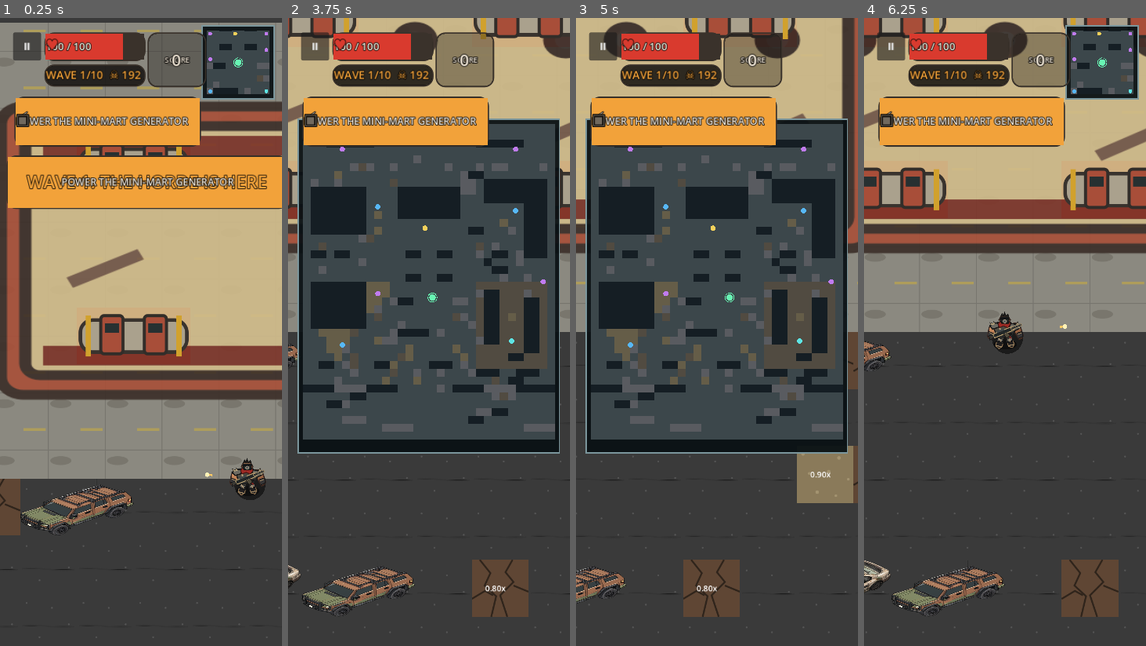
Above: before the commit, frames 1-4 (left to right).
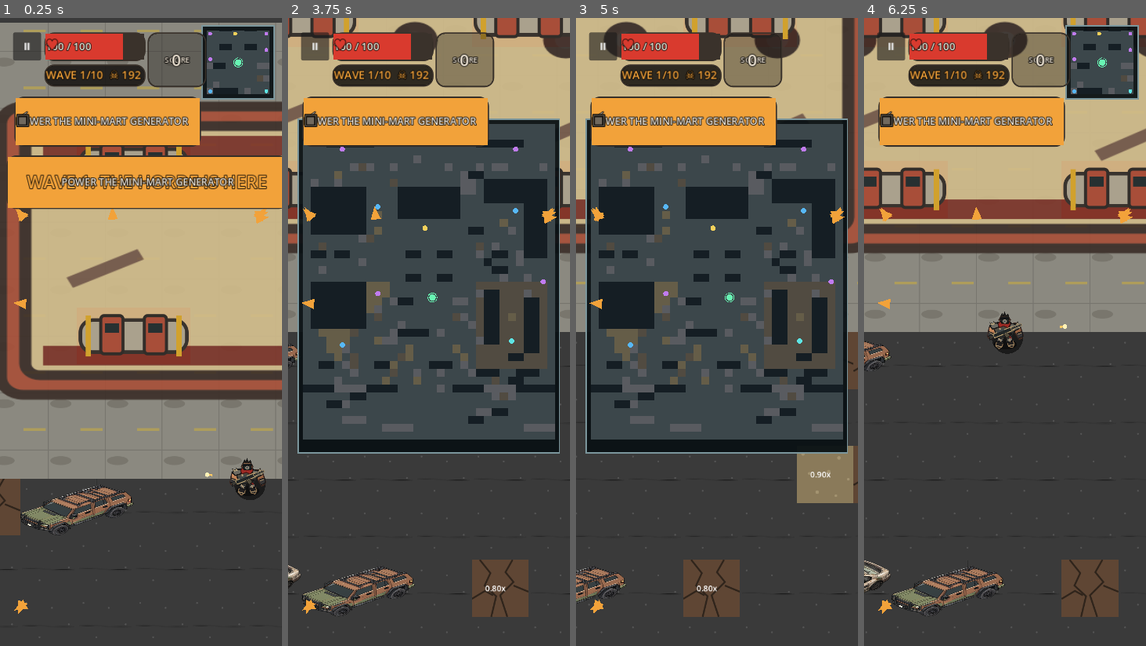
Above: after the commit, the same moments.

Repository: dennypag02/deadshift
Game: Godot game, scene res://scenes/Outskirts.tscn
The game is run twice, just before and just after one commit, with the same random seed, the same clock (stepped at 60 frames per second) and the same inputs.
Inputs (mouse positions are in pixels of both pictures, inside the frame that each line leads up to):
- Up to frame 1 (0.25 s): no input
- Up to frame 2 (3.75 s): tap Enter at 0.5 s; drag from (524, 61) to (457, 193) at 0.52 s; click "Ⅱ" at 1.25 s; drag from (372, 363) to (414, 457) at 2.02 s; click "RESUME" at 2.75 s; tap Space at 3.5 s; move the mouse to (457, 193) at 3.52 s; hold Right (ui_right) from 3.53 s (still down); tap H at 3.6 s
- Up to frame 3 (5 s): release Right (ui_right) at 4.25 s; drag from (702, 457) to (632, 237) at 4.27 s
- Up to frame 4 (6.25 s): move the mouse to (1089, 426) at 5.02 s; hold Left (ui_left) 5.03-5.75 s; tap H at 5.1 s; drag from (920, 237) to (962, 175) at 5.77 s

The runs differ from the first frame. In frame 1, 0.2% of the frame differs, in the area x 5-96%, y 30-95%; in frame 2, 0.2%; in frame 3, 0.2%; in frame 4, 0.2%.

Commit message:
Add safe-edge off-screen objective chevrons to HUD

Diff:
--- a/godot/scripts/polish_hud.gd
+++ b/godot/scripts/polish_hud.gd
@@ -27,6 +27,7 @@
 const AMBER := Color("#F2A23A")
 const PANEL := Color(0.08, 0.07, 0.06, 0.82)
 var vibration_enabled := true
+var edge_arrow_timer := 0.0
 
 func _label(text: String, size_px: int, parent: Node) -> Label:
 	var label := Label.new()
@@ -237,3 +238,39 @@
 		backdrop.modulate.a = clampf(minf(banner_age / 0.2, event_time / 0.3), 0.0, 1.0)
 	else:
 		backdrop.visible = false
+	queue_redraw()
+
+func _draw() -> void:
+	if game == null:
+		return
+	var view := get_viewport_rect().size
+	var scale_factor := view.x / 432.0
+	var center := view * 0.5
+	var targets: Array[Vector2] = []
+	if not game.generator_active:
+		targets.append(game.GENERATOR_POS)
+	for cache in game.supply_caches:
+		if not bool(cache["collected"]):
+			targets.append(Vector2(cache["pos"]))
+	if not game.puzzle_complete:
+		for color in ["RED", "BLUE", "YELLOW"]:
+			if not game.trap_finished.has(color):
+				targets.append(game._relay_position(color))
+	for nest in game.infestation_nests:
+		if not bool(nest["destroyed"]):
+			targets.append(Vector2(nest["pos"]))
+	if game.district_cleared:
+		targets.append(game.NORTH_EXIT.get_center())
+	for target in targets:
+		var offset: Vector2 = (target - game.player_pos) * game.camera.zoom
+		var screen_pos := center + offset
+		var margin := 32.0 * scale_factor
+		var safe_rect := Rect2(Vector2(margin, 300.0 * scale_factor), view - Vector2(margin * 2.0, 360.0 * scale_factor))
+		if safe_rect.has_point(screen_pos):
+			continue
+		var direction := offset.normalized()
+		if direction.length_squared() < 0.01:
+			continue
+		var edge := Vector2(clampf(screen_pos.x, safe_rect.position.x, safe_rect.end.x), clampf(screen_pos.y, safe_rect.position.y, safe_rect.end.y))
+		var side := direction.orthogonal()
+		draw_colored_polygon(PackedVector2Array([edge + direction * 12.0 * scale_factor, edge - direction * 8.0 * scale_factor + side * 8.0 * scale_factor, edge - direction * 8.0 * scale_factor - side * 8.0 * scale_factor]), AMBER)
